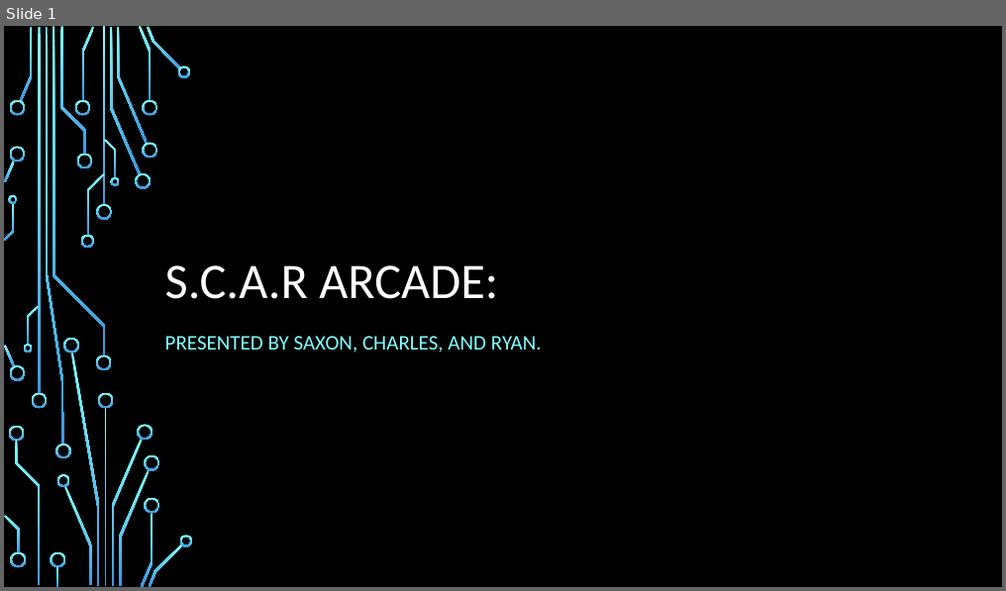
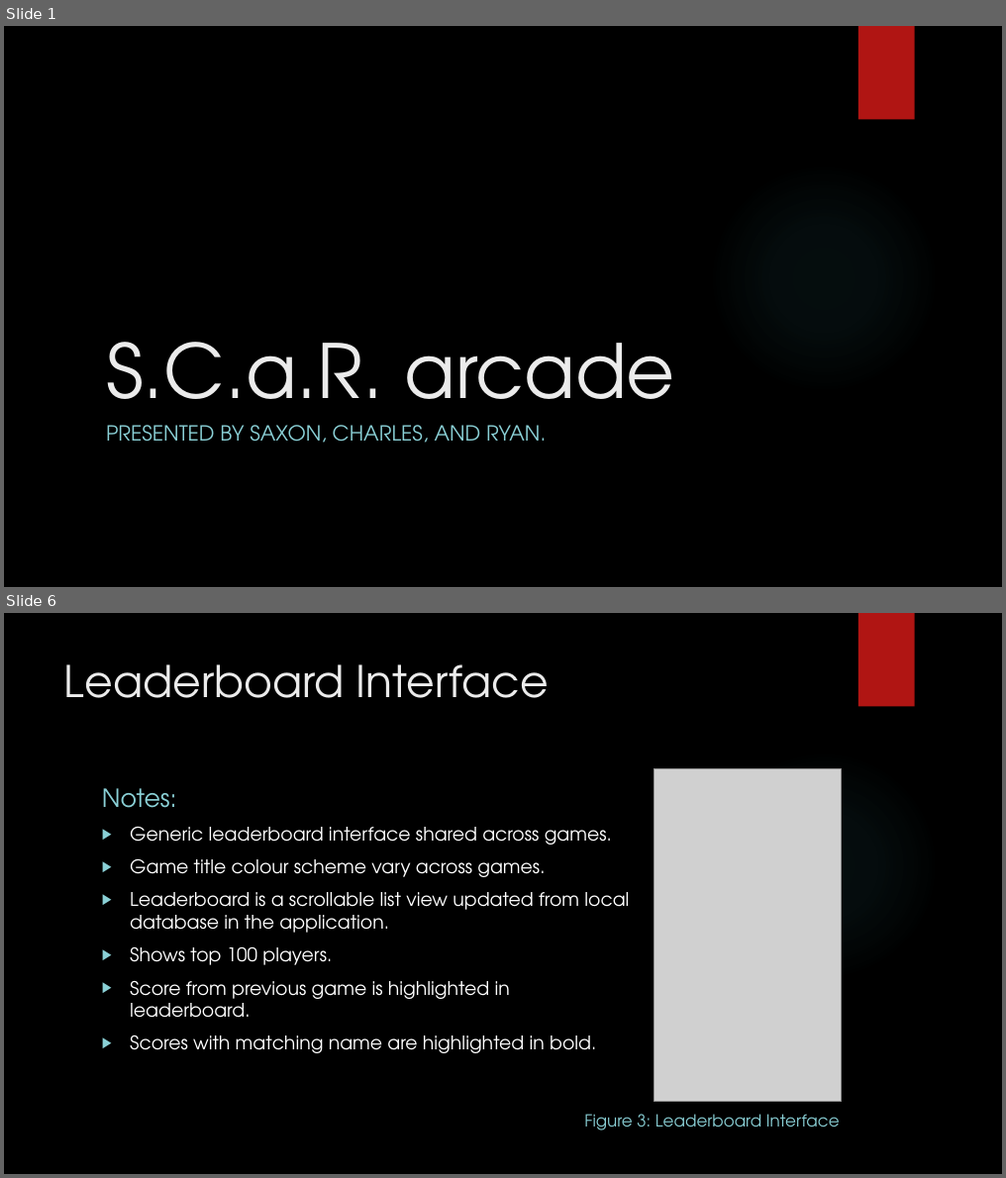
Before and after one commit to IgnitionOrk/SCaR_Arcade, a slide deck: SCaRArcade.pptx. Shown one above the other, each under a label of ours: slide 1 before the commit, slides 1 and 6 after it; the slides between them are not shown. The pictures are 1006x591 and 1006x1178 pixels, drawn with LibreOffice and Linux fonts; fonts in the diff are those of the drawing; grey boxes stand for pictures; background and template pictures are left out. Boxes give left, top, right and bottom in pixels: in the first picture for what was removed or moved away, otherwise in the second. Text is boxed around its words. In the diff, an @@ line names an element or a change of style, - is before the commit and + after.

```diff
--- a/SCaRArcade.pptx
+++ b/SCaRArcade.pptx
@@ slide 6 added at [4,613,1002,1174], background picture (left out); not listed: 2 template elements that a slide beside it also shows @@
@@ title added at [64,664,548,698], 42 pt, text #EBEBEB @@
+Leaderboard Interface
@@ text added at [102,788,177,808], 24 pt, text #8AD0D6 @@
+Notes:
@@ picture added at [653,768,841,1102] @@
@@ text added at [130,826,629,1054], 18 pt, text #FFFFFF @@
+▶ Generic leaderboard interface shared across games.
+▶ Game title colour scheme vary across games.
+▶ Leaderboard is a scrollable list view updated from local database in the application.
+▶ Shows top 100 players.
+▶ Score from previous game is highlighted in leaderboard.
+▶ Scores with matching name are highlighted in bold.
@@ text added at [584,1114,840,1131], 16 pt, text #8AD0D6 @@
+Figure 3: Leaderboard Interface
@@ slide 1 changed as well @@
@@ rectangle added at [858,26,915,120], fill #B01513 @@
@@ title at [106,342,675,432]: text changed; size 48 to 72 pt; font Calibri to TeX Gyre Adventor; text colour #FFFFFF to #EBEBEB @@
-S.C.A.R ARCADE:
+S.C.a.R. arcade
@@ subtitle "PRESENTED BY SAXON, CHARLES, AND ...": place and size @@
-subtitle "PRESENTED BY SAXON, CHARLES, AND ..." at [165,336,542,353]
+subtitle "PRESENTED BY SAXON, CHARLES, AND ..." at [106,425,546,443]
@@ subtitle "PRESENTED BY SAXON, CHARLES, AND ..." at [106,425,546,443]: font Calibri to TeX Gyre Adventor, text colour #82FFFF to #8AD0D6; line spacing 1.2 to 1 @@
@@ group removed at [4,26,193,587]: 50 freeform shapes, 4 rectangles @@
```
Also in this commit, not shown: 7 other slides changed, 3 other slides added, 3 slides removed.
